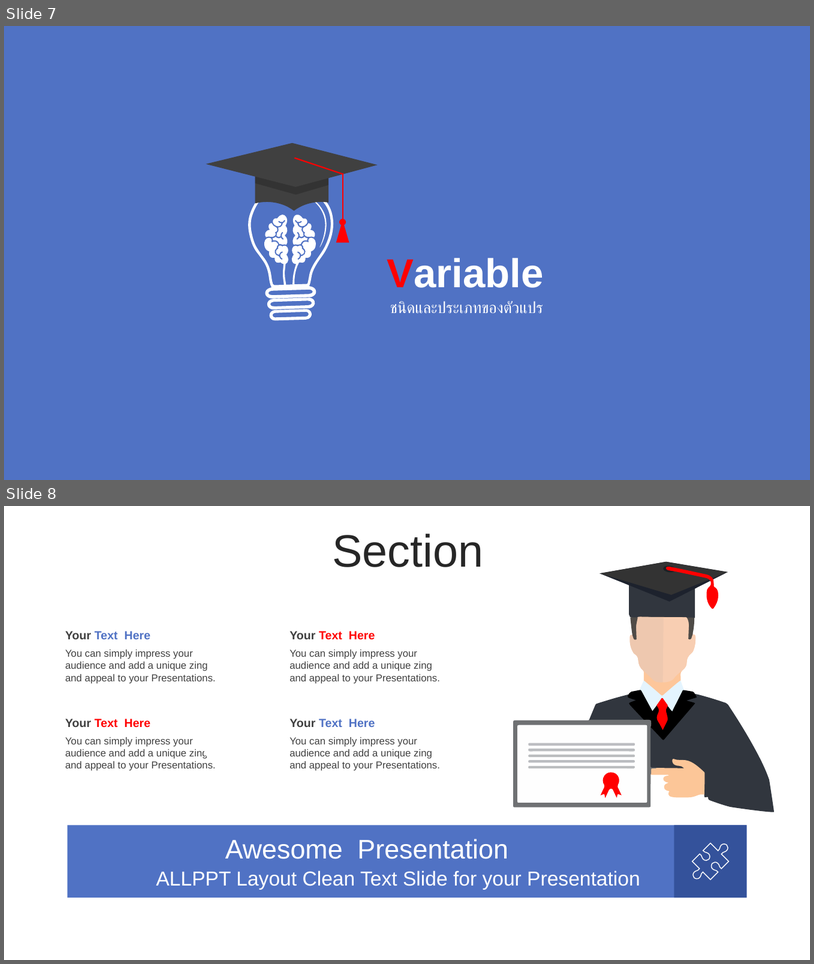
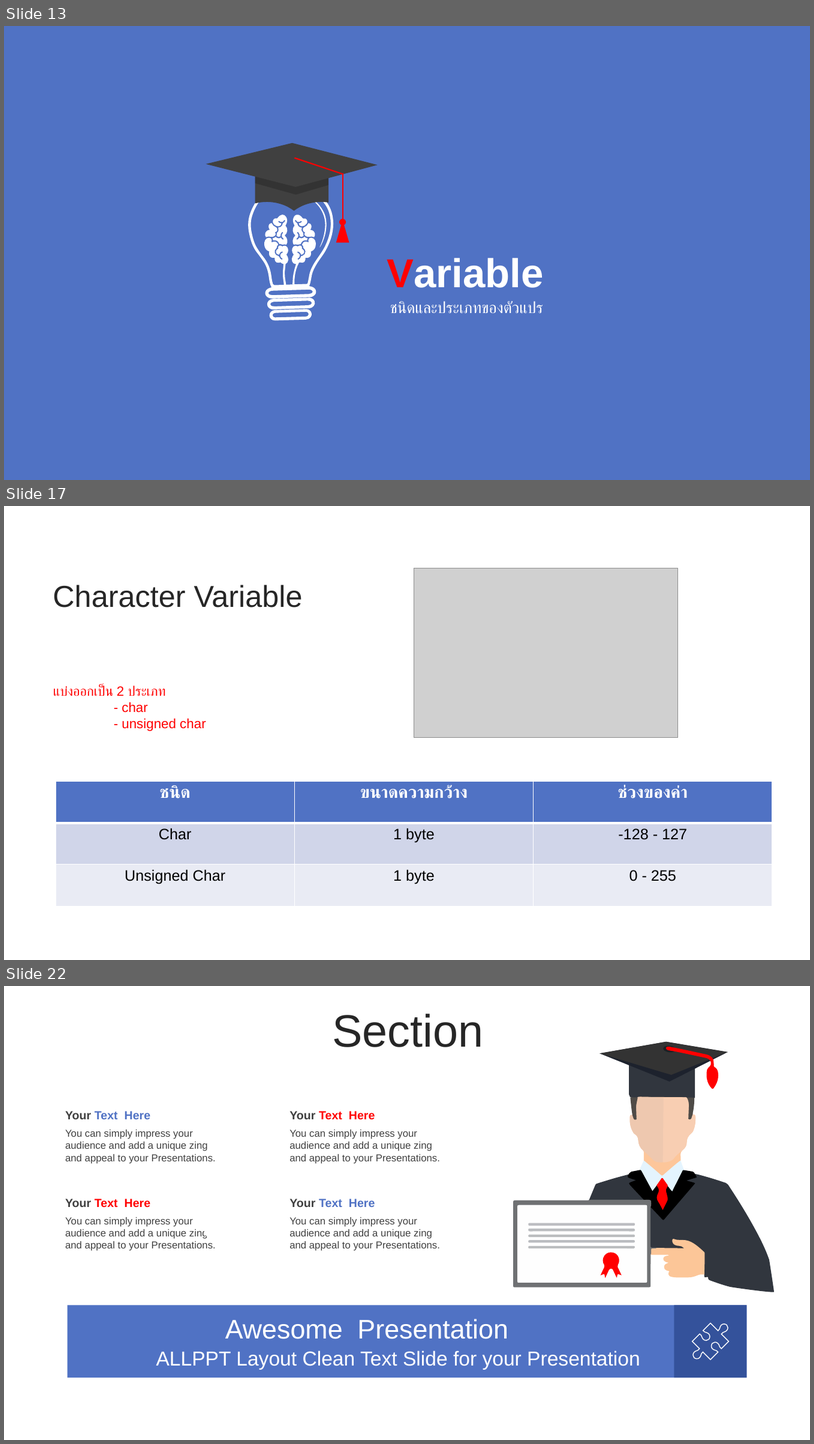
Before and after one commit to WatcharapolxFa/SolveProblemsIn-C-Language, a slide deck: LearnC/C.pptx. Shown one above the other, each under a label of ours: slides 7 and 8 before the commit, slides 13, 17 and 22 after it; the slides between them are not shown. The pictures are 814x964 and 814x1444 pixels, drawn with LibreOffice and Linux fonts; fonts in the diff are those of the drawing; grey boxes stand for pictures. Boxes give left, top, right and bottom in pixels: in the first picture for what was removed or moved away, otherwise in the second. Text is boxed around its words. In the diff, an @@ line names an element or a change of style, - is before the commit and + after.

Commit message:
Succeed Variable

```diff
--- a/LearnC/C.pptx
+++ b/LearnC/C.pptx
@@ slide 17 added at bbox=[4, 506, 810, 960], background #FFFFFF @@
@@ picture added at bbox=[414, 568, 678, 737] @@
@@ text added at bbox=[53, 585, 303, 607], 36 pt, text #262626 @@
+Character Variable
@@ text added at bbox=[53, 685, 206, 731], 16 pt, text #FF0000 @@
+แบ่งออกเป็น 2 ประเภท
+- char
+- unsigned char
@@ table added at bbox=[56, 781, 772, 906], 3 rows, 3 columns @@
+ชนิด | ขนาดความกว้าง | ช่วงของค่า
+Char | 1 byte | -128 - 127
+Unsigned Char | 1 byte | 0 - 255
@@ what was slide 7 is now slide 13 @@
@@ what was slide 8 is now slide 22 @@
```
Also in this commit, not shown: 2 slides changed, 14 other slides added, 3 slides removed, 3 other files.
